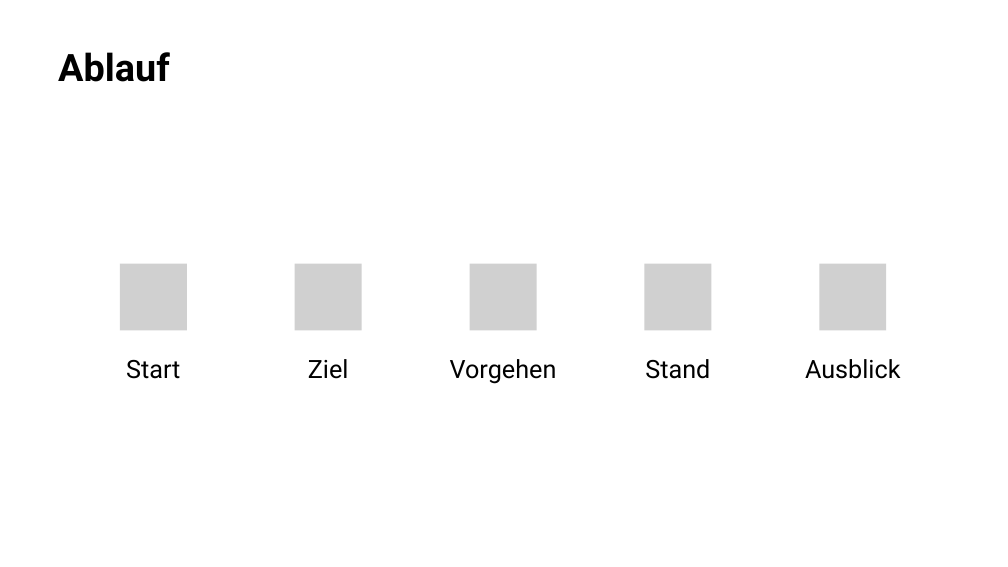
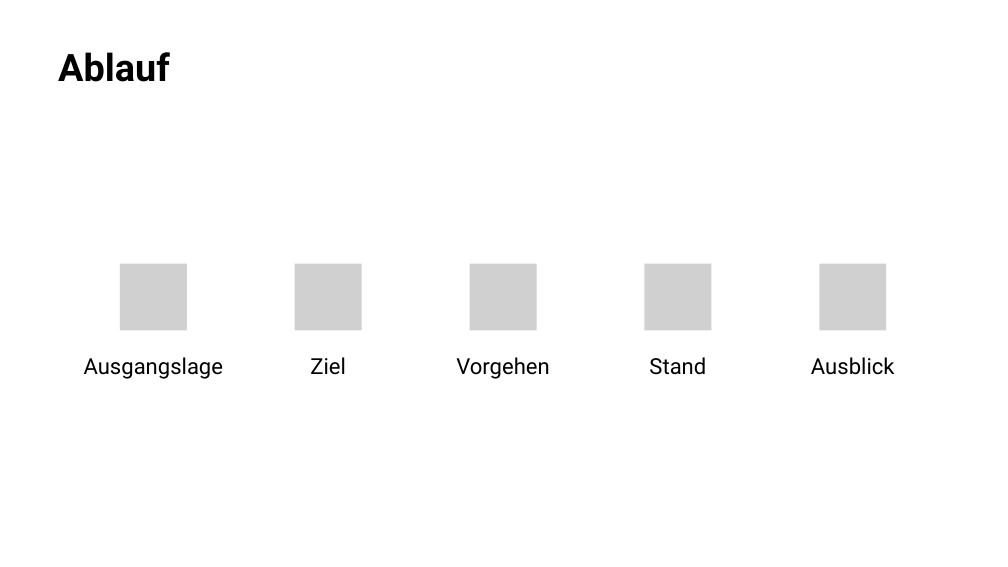
Before and after one commit to Froster2406/BAT2024, a slide deck: slide 2 of Dokumentation/Präsentation/BAT_Zwischenpraesentation.pptx. Drawn at 1008x567 pixels with LibreOffice and Linux fonts; fonts in the diff are those of the drawing; grey boxes stand for pictures. Boxes give left, top, right and bottom in pixels: in the first picture for what was removed or moved away, otherwise in the second. Text is boxed around its words. In the diff, an @@ line names an element or a change of style, - is before the commit and + after.

```diff
--- a/Dokumentation/Präsentation/BAT_Zwischenpraesentation.pptx
+++ b/Dokumentation/Präsentation/BAT_Zwischenpraesentation.pptx
@@ text at bbox=[84, 357, 223, 379]: text changed; size 24 to 21 pt @@
-Start
+Ausgangslage
@@ size 24 to 21 pt; less space between paragraphs in 4 elements at bbox=[310, 357, 346, 375], bbox=[456, 357, 549, 379], bbox=[649, 357, 706, 375], bbox=[811, 357, 895, 375] @@
```
Also in this commit, not shown: 4 other slides changed, 1 slide added.
